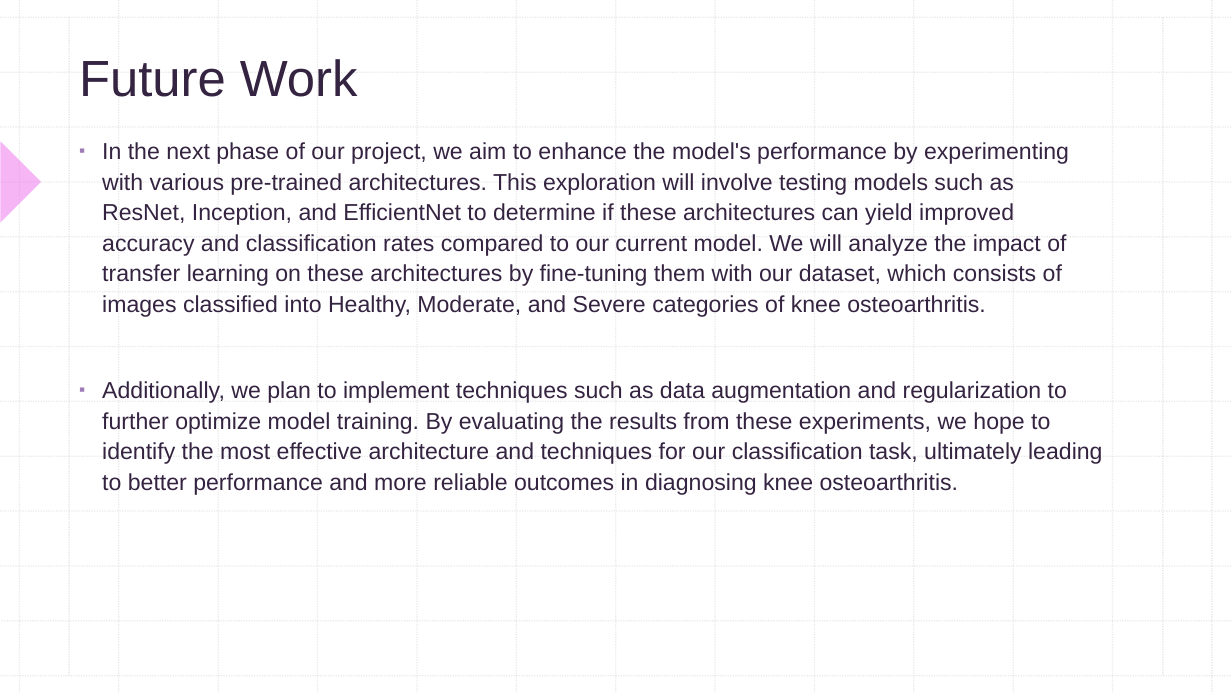
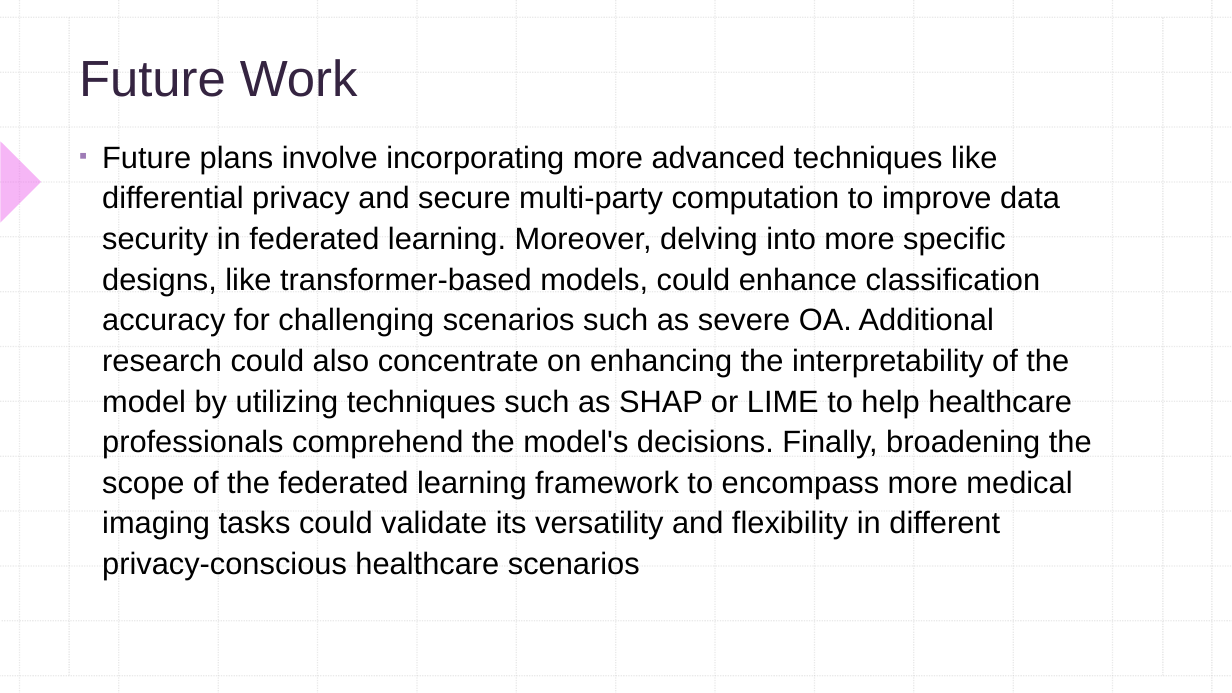
Before and after one commit to SaiNikhil26/PJT1-FL, a slide deck: slide 31 of Documents/PJT-1 Review-2.pptx (slide 20 before the commit). Drawn at 1232x693 pixels with LibreOffice and Linux fonts; fonts in the diff are those of the drawing. Boxes give left, top, right and bottom in pixels: in the first picture for what was removed or moved away, otherwise in the second. Text is boxed around its words. In the diff, an @@ line names an element or a change of style, - is before the commit and + after.

Commit message:
Added extra results

```diff
--- a/Documents/PJT-1 Review-2.pptx
+++ b/Documents/PJT-1 Review-2.pptx
@@ text at [102, 145, 1092, 580]: text changed; size 18 to 24 pt; text colour #352441 to #000000 @@
-▪ In the next phase of our project, we aim to enhance the model's performance by experimenting with various pre-trained architectures. This exploration will involve testing models such as ResNet, Inception, and EfficientNet to determine if these architectures can yield improved accuracy and classification rates compared to our current model. We will analyze the impact of transfer learning on these architectures by fine-tuning them with our dataset, which consists of images classified into Healthy, Moderate, and Severe categories of knee osteoarthritis.
-▪ Additionally, we plan to implement techniques such as data augmentation and regularization to further optimize model training. By evaluating the results from these experiments, we hope to identify the most effective architecture and techniques for our classification task, ultimately leading to better performance and more reliable outcomes in diagnosing knee osteoarthritis.
+▪ Future plans involve incorporating more advanced techniques like differential privacy and secure multi-party computation to improve data security in federated learning. Moreover, delving into more specific designs, like transformer-based models, could enhance classification accuracy for challenging scenarios such as severe OA. Additional research could also concentrate on enhancing the interpretability of the model by utilizing techniques such as SHAP or LIME to help healthcare professionals comprehend the model's decisions. Finally, broadening the scope of the federated learning framework to encompass more medical imaging tasks could validate its versatility and flexibility in different privacy-conscious healthcare scenarios
```
Also in this commit, not shown: 3 other slides changed, 11 slides added, 1 slide removed, 27 other files.
